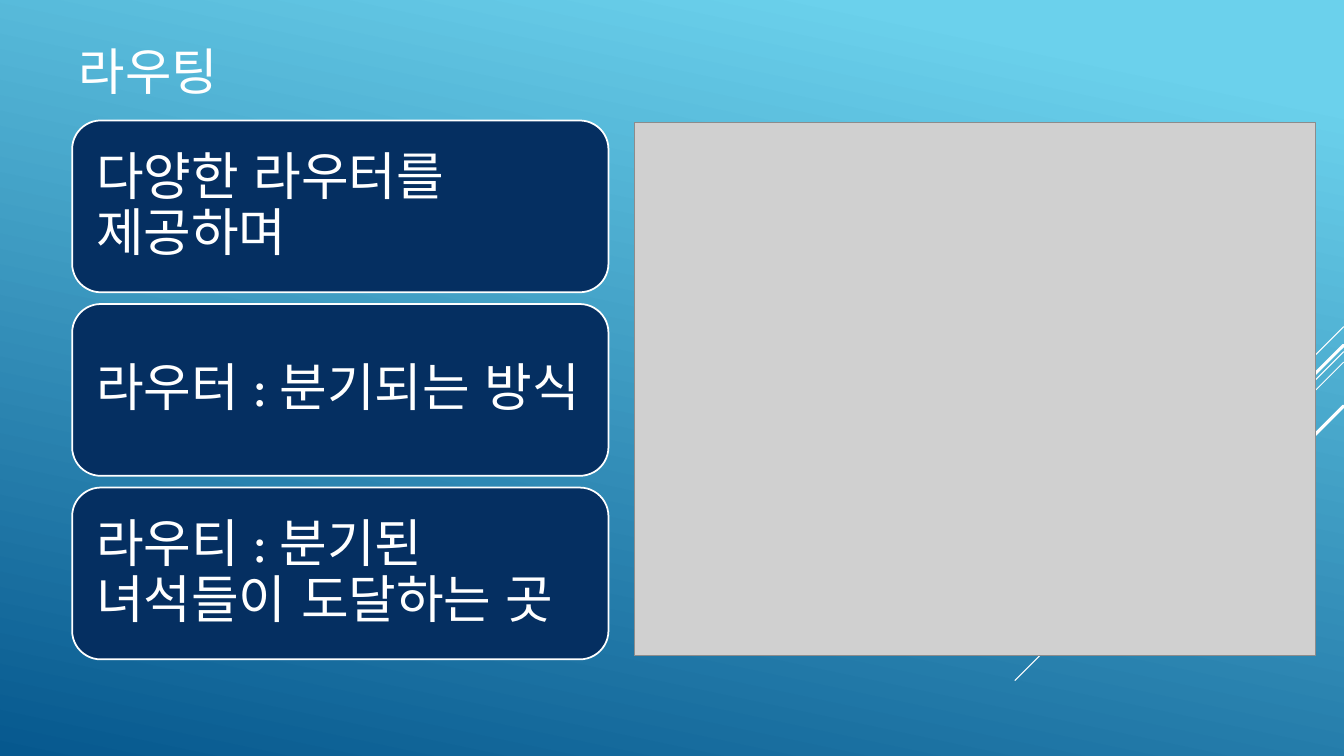
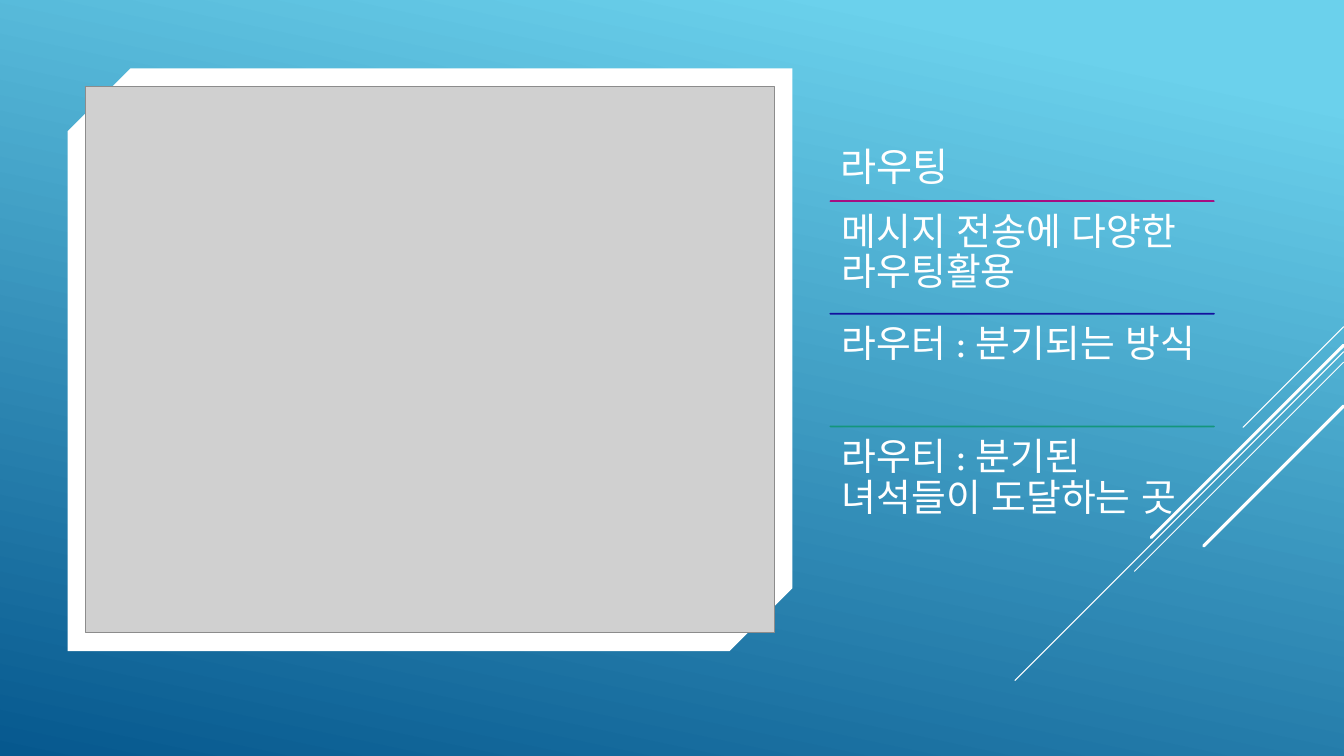
Before and after one commit to psmon/AkkaForNetCore, a slide deck: slide 11 of Doc/AKKA Introduce.pptx. Drawn at 1344x756 pixels with LibreOffice and Linux fonts; fonts in the diff are those of the drawing; grey boxes stand for pictures. Boxes give left, top, right and bottom in pixels: in the first picture for what was removed or moved away, otherwise in the second. Text is boxed around its words. In the diff, an @@ line names an element or a change of style, - is before the commit and + after.

```diff
--- a/Doc/AKKA Introduce.pptx
+++ b/Doc/AKKA Introduce.pptx
@@ snip diag rect added at [68,69,792,651], fill #FFFFFF @@
@@ picture: place and size @@
-picture at [634,123,1315,656]
+picture at [86,87,774,633]
@@ title "라우팅": place and size @@
-title "라우팅" at [79,48,218,94]
+title "라우팅" at [840,148,948,184]
@@ title "라우팅" at [840,148,948,184]: size 36 to 28 pt; vertical alignment middle to bottom @@
@@ text "라우터 : 분기되는 방식": place and size @@
-text "라우터 : 분기되는 방식" at [96,363,580,410]
+text "라우터 : 분기되는 방식" at [842,325,1196,360]
@@ text "라우터 : 분기되는 방식" at [842,325,1196,360]: size 37 to 27 pt; less space between paragraphs; vertical alignment middle to top @@
@@ group removed at [1015,327,1344,681]: 5 lines @@
@@ group added at [1015,327,1344,681]: 5 lines @@
@@ text "라우티 : 분기된 녀석들이 도달하는 ..." at [842,438,1176,522]: size 37 to 27 pt; less space between paragraphs; vertical alignment middle to top @@
@@ text "라우티 : 분기된 녀석들이 도달하는 ...": place and size @@
-text "라우티 : 분기된 녀석들이 도달하는 ..." at [96,519,554,622]
+text "라우티 : 분기된 녀석들이 도달하는 ..." at [842,438,1176,522]
@@ group added at [831,201,1214,426]: 3 lines, 1 text @@
+메시지 전송에 다양한 라우팅활용
@@ group removed at [73,121,609,659]: 3 rounded rectangles, 1 text @@
-다양한 라우터를 제공하며
```
Also in this commit, not shown: 18 other slides changed, 1 slide added, 1 other file.
